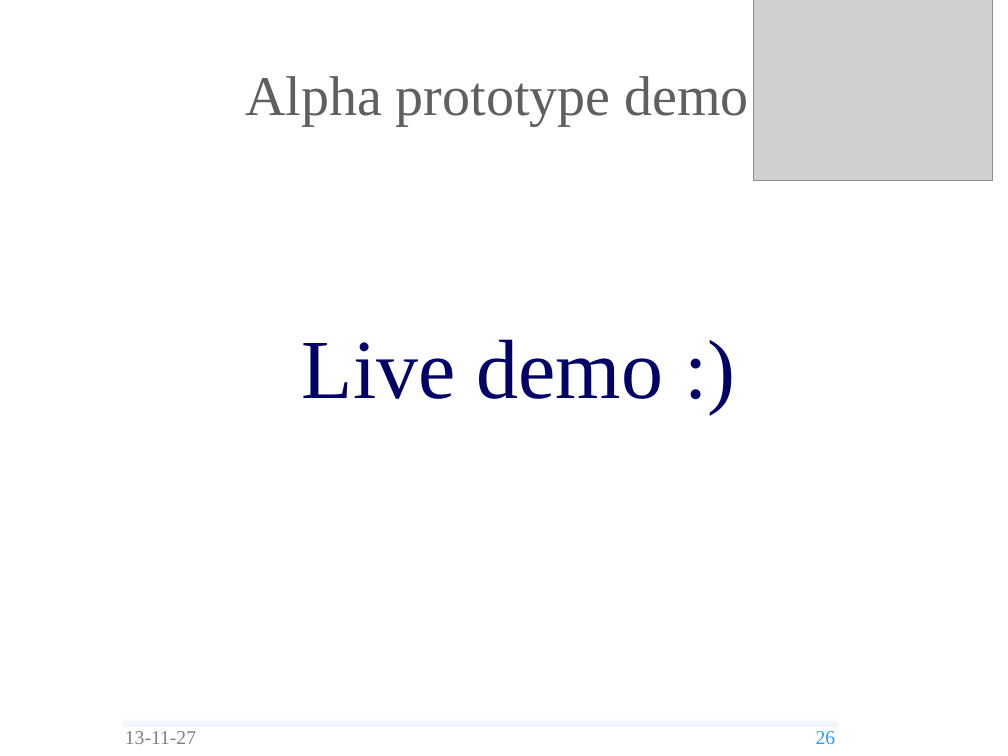
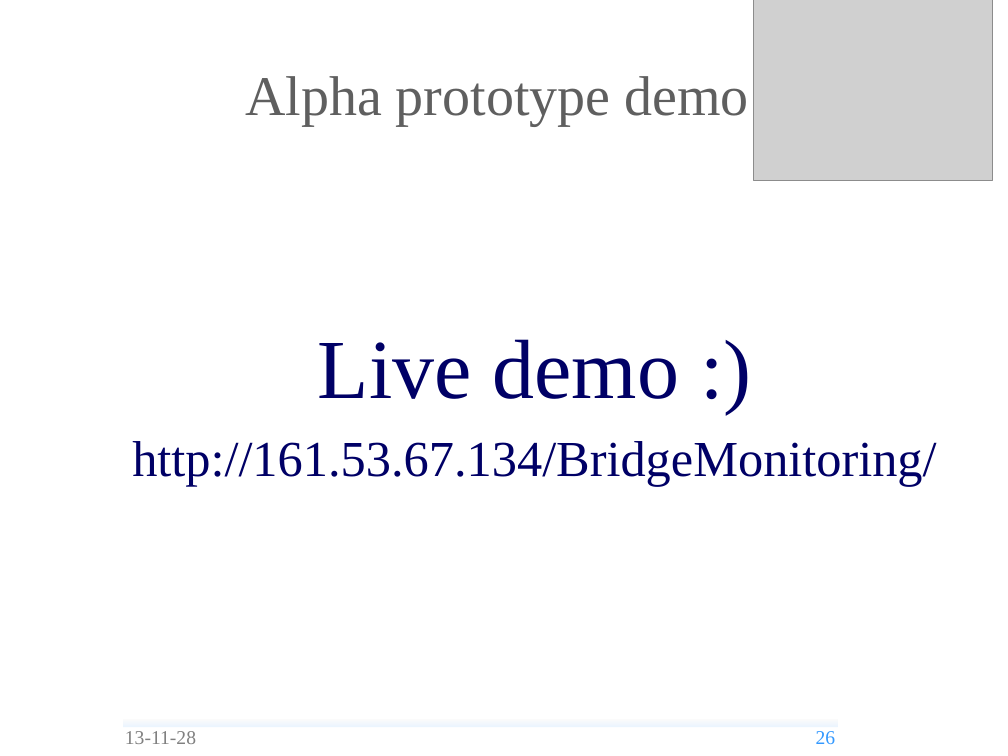
Before and after one commit to andrea-bottoli/DSD, a slide deck: slide 26 of Documentation/Presentations/Alpha_Prototype.odp. Drawn at 1008x756 pixels with LibreOffice and Linux fonts; fonts in the diff are those of the drawing; grey boxes stand for pictures; background and template pictures are left out. Boxes give left, top, right and bottom in pixels: in the first picture for what was removed or moved away, otherwise in the second. Text is boxed around its words. In the diff, an @@ line names an element or a change of style, - is before the commit and + after.

Commit message:
Alpha Prototype Presentation

```diff
--- a/Documentation/Presentations/Alpha_Prototype.odp
+++ b/Documentation/Presentations/Alpha_Prototype.odp
@@ text "Live demo :)": place and size @@
-text "Live demo :)" at [302, 339, 664, 399]
+text "Live demo :)" at [132, 339, 936, 487]
@@ text at [318, 339, 680, 399]: alignment left to centre @@
@@ text at [132, 441, 936, 487]: paragraph added @@
+http://161.53.67.134/BridgeMonitoring/
@@ text at [125, 731, 196, 744]: text changed @@
-13-11-27
+13-11-28
```
Also in this commit, not shown: 32 other slides changed, 1 slide added, 1 other file.
